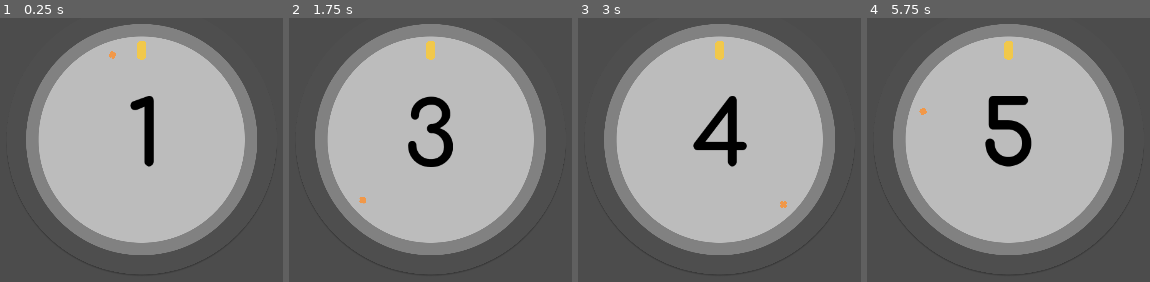
Above: before the commit, frames 1-4 (left to right).
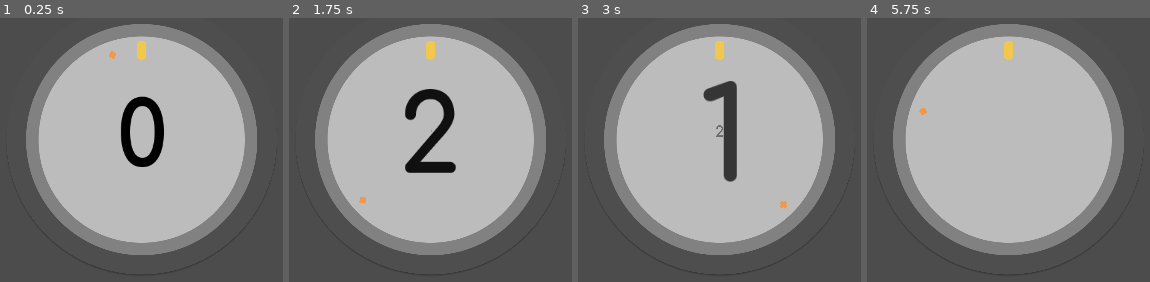
Above: after the commit, the same moments.

Repository: takecare/popthelock
Game: Godot game, scene res://scenes/Main.tscn
Two runs of this game, one before a commit and one after it. Both use one fixed random seed, a clock stepped at 60 frames per second and the inputs below. The engine's default icon, where the game draws it, is replaced by a stand-in: a white triangle on a blue panel in a dark square.
Inputs (mouse positions are in pixels of both pictures, inside the frame that each line leads up to):
- Up to frame 1 (0.25 s): no input
- Up to frame 2 (1.75 s): tap Enter at 0.5 s; move the mouse to (529, 123) at 0.52 s; tap F at 0.6, 1.55 s; tap H at 0.8, 1.35 s; move the mouse to (339, 202) at 1.27 s
- Up to frame 3 (3 s): move the mouse to (outside the picture) at 2.02 s; click (outside the picture) at 2.1 s; tap H at 2.3 s; move the mouse to (outside the picture) at 2.77 s; tap F at 2.85 s
- Up to frame 4 (5.75 s): tap Space at 3.5 s; move the mouse to (outside the picture) at 3.52 s; tap H at 3.6, 5.3 s; move the mouse to (872, 44) at 4.27 s; tap G at 4.35 s; tap F at 4.55 s; tap Enter at 5 s; move the mouse to (1031, 163) at 5.02 s; tap J at 5.1 s

The runs differ from the first frame. In frame 1, 2.3% of the frame differs, in the area x 42-58%, y 29-57%; in frame 2, 3.0%; in frame 3, 3.1%, in the area x 40-60%, y 23-63%; in frame 4, 2.2%.
Error in both runs: Invalid call. Nonexistent function 'center_on' in base 'Node2D (Score.gd)'. (res://scripts/Main.gd:40)

Commit message:
wip: disappear current layer + appear next

Diff:
--- a/scenes/Score.tscn
+++ b/scenes/Score.tscn
@@ -10,3 +10,5 @@
 
 [node name="CurrentScoreLayer" parent="." instance=ExtResource( 2 )]
 score = 1
+
+[node name="NextScoreLayer" parent="." instance=ExtResource( 2 )]
--- a/scenes/ScoreLayer.tscn
+++ b/scenes/ScoreLayer.tscn
@@ -7,7 +7,48 @@
 [ext_resource path="res://scripts/ScoreHBoxContainer.gd" type="Script" id=5]
 
 [sub_resource type="Animation" id=1]
-resource_name = "Disappear"
+resource_name = "Appear"
+length = 0.3
+tracks/0/type = "value"
+tracks/0/path = NodePath("HBoxContainer:modulate")
+tracks/0/interp = 1
+tracks/0/loop_wrap = true
+tracks/0/imported = false
+tracks/0/enabled = true
+tracks/0/keys = {
+"times": PoolRealArray( 0, 0.3 ),
+"transitions": PoolRealArray( 0.2, 1 ),
+"update": 0,
+"values": [ Color( 1, 1, 1, 0 ), Color( 1, 1, 1, 1 ) ]
+}
+tracks/1/type = "value"
+tracks/1/path = NodePath("HBoxContainer:rect_scale")
+tracks/1/interp = 1
+tracks/1/loop_wrap = true
+tracks/1/imported = false
+tracks/1/enabled = true
+tracks/1/keys = {
+"times": PoolRealArray( 0, 0.3 ),
+"transitions": PoolRealArray( 0.3, 1 ),
+"update": 0,
+"values": [ Vector2( 2, 2 ), Vector2( 1, 1 ) ]
+}
+tracks/2/type = "method"
+tracks/2/path = NodePath(".")
+tracks/2/interp = 1
+tracks/2/loop_wrap = true
+tracks/2/imported = false
+tracks/2/enabled = true
+tracks/2/keys = {
+"times": PoolRealArray( 0.300133 ),
+"transitions": PoolRealArray( 1 ),
+"values": [ {
+"args": [  ],
+"method": "_appeared"
+} ]
+}
+
+[sub_resource type="Animation" id=2]
 length = 0.3
 step = 0.01
 tracks/0/type = "value"
@@ -34,29 +75,19 @@
 "update": 0,
 "values": [ Color( 1, 1, 1, 1 ), Color( 1, 1, 1, 0 ) ]
 }
-tracks/2/type = "value"
-tracks/2/path = NodePath(".:rect_scale")
+tracks/2/type = "method"
+tracks/2/path = NodePath(".")
 tracks/2/interp = 1
 tracks/2/loop_wrap = true
 tracks/2/imported = false
-tracks/2/enabled = false
+tracks/2/enabled = true
 tracks/2/keys = {
-"times": PoolRealArray( 0, 0.22 ),
-"transitions": PoolRealArray( 1, 1 ),
-"update": 0,
-"values": [ Vector2( 1, 1 ), Vector2( 0.2, 0.2 ) ]
-}
-tracks/3/type = "value"
-tracks/3/path = NodePath(".:modulate")
-tracks/3/interp = 1
-tracks/3/loop_wrap = true
-tracks/3/imported = false
-tracks/3/enabled = false
-tracks/3/keys = {
-"times": PoolRealArray( 0, 0.3 ),
-"transitions": PoolRealArray( 1, 1 ),
-"update": 0,
-"values": [ Color( 1, 1, 1, 1 ), Color( 1, 1, 1, 0 ) ]
+"times": PoolRealArray( 0.301357 ),
+"transitions": PoolRealArray( 1 ),
+"values": [ {
+"args": [  ],
+"method": "_disappeared"
+} ]
 }
 
 [node name="ScoreLayer" type="CenterContainer"]
@@ -102,4 +133,5 @@
 texture = ExtResource( 2 )
 
 [node name="AnimationPlayer" type="AnimationPlayer" parent="."]
-anims/Disappear = SubResource( 1 )
+anims/Appear = SubResource( 1 )
+anims/Disappear = SubResource( 2 )
--- a/scripts/Score.gd
+++ b/scripts/Score.gd
@@ -3,33 +3,66 @@
 export(int) var score = 0 setget set_score,get_score
 
 onready var currentScoreLayer: ScoreLayer = $CurrentScoreLayer
+onready var nextScoreLayer: ScoreLayer = $NextScoreLayer
 
 func _ready() -> void:
-  #set_score(score)
+  currentScoreLayer.visible = true
+  currentScoreLayer.visible = false
+  var _result = currentScoreLayer.connect("appeared", self, "_current_appeared")
+  _result = currentScoreLayer.connect("disappeared", self, "_current_disappeared")
+  _result = nextScoreLayer.connect("appeared", self, "_next_appeared")
+  _result = nextScoreLayer.connect("disappeared", self, "_next_disappeared")
   pass
 
 func get_score() -> int:
   return currentScoreLayer.get_score()
 
-
 func set_score(new: int) -> void:
+  # we need to check if it's null because the first time this runs,
+  # currentScoreLayer is not set yet
   if currentScoreLayer == null:
     return
   currentScoreLayer.set_score(new)
+  nextScoreLayer.set_score(new + 1)
 
-
-func increase():
-  # TODO animate (quick scale+fade)
+func increase() -> void:
+  var nextScore = score + 1
   score += 1
+  # TODO play "disappear" in CurrentScoreLayer
+  # TODO play "appear" in NextScoreLayer
+  # TODO when "appear" animation is over, update 'score'
+  # TODO when "appear" animation is over, swap layers
+  nextScoreLayer.set_score(nextScore)
+  currentScoreLayer.disappear()
+  nextScoreLayer.appear()
   pass
 
-
-func reset():
+func reset() -> void:
   # TODO animate counting down until 0
   score = 0
   currentScoreLayer.reset()
   pass
 
+func _current_appeared() -> void:
+  print("> current appeared")
+  pass
+
+func _current_disappeared() -> void:
+  print("> current disappeared: " + str(nextScoreLayer.get_score()))
+  currentScoreLayer.set_score(nextScoreLayer.get_score())
+  currentScoreLayer.reset()
+  currentScoreLayer.visible = true
+  nextScoreLayer.visible = false
+  pass
+
+func _next_appeared() -> void:
+  print("> next appeared")
+  #
+  pass
+
+func _next_disappeared() -> void:
+  print("> next disappeared")
+  pass
 
 func _unhandled_key_input(event: InputEventKey) -> void:
   if event.echo || event.pressed: return
@@ -38,5 +71,5 @@
   elif event.scancode == KEY_H:
     currentScoreLayer.reset()
   elif event.scancode == KEY_F:
-    currentScoreLayer.increase()
+    increase()
   get_tree().set_input_as_handled()
--- a/scripts/ScoreHBoxContainer.gd
+++ b/scripts/ScoreHBoxContainer.gd
@@ -1,14 +1,13 @@
 extends HBoxContainer
 
+# TODO remove this
 func _ready():
   for c in get_children():
     var _result = c.connect("visibility_changed", self, "_on_child_visibility_changed")
   pass
 
-
 func _on_child_visibility_changed():
-  print("child vis changed")
-
+  pass
 
 # we get notified to sort our children whenever there's a change in them (i.e.
 # one becomes visible/invisible). when that happens we want to update our pivot
@@ -17,9 +16,8 @@
 # pivot offset H pos:      x           x       x
 # if we don't do this, the pivot offset stays the same regardless of how wide
 # this container is. this causes transform operations (like scaling) to not
-# look decent, as they will be done relative to a pivot point that is not the
-# correct one
-
+# look as expected, as they will be done relative to a pivot point that is not
+# the one you'd expect
 func _notification(what):
   if what == NOTIFICATION_SORT_CHILDREN:
     set_pivot_offset(rect_size/2)
--- a/scripts/ScoreLayer.gd
+++ b/scripts/ScoreLayer.gd
@@ -1,4 +1,7 @@
 class_name ScoreLayer extends CenterContainer
+
+signal appeared # emtited when this score layer appears
+signal disappeared # emtited when this score layer disappears
 
 export(int) var score = 0 setget set_score,get_score
 
@@ -19,9 +22,11 @@
 ]
 
 func _ready() -> void:
+  update()
   pass
 
-func center_on(point: Vector2):
+# TODO is this needed/used?
+func center_on(point: Vector2) -> void:
   set_global_position(
     Vector2(point.x - rect_size.x / 2, point.y - rect_size.y / 2)
   )
@@ -33,13 +38,30 @@
   score = new
   update()
 
+func appear() -> void:
+  visible = true
+  animationPlayer.play("Appear")
+
+func _appeared() -> void:
+  emit_signal("appeared")
+  pass
+
 func disappear() -> void:
   animationPlayer.play("Disappear")
 
+func _disappeared() -> void:
+  emit_signal("disappeared")
+  visible = false
+  # TODO update score to score + 1 ??
+
 func reset() -> void:
-  animationPlayer.play_backwards("Disappear")
+  #animationPlayer.play_backwards("Disappear")
+  $AnimationPlayer.seek(0, false)
+  modulate = Color(1, 1, 1, 1)
+  rect_scale = Vector2(1, 1)
+  visible = true
 
-# we have to reference nodes directly as this is called in the score setter,
+# we have to reference nodes this way as this is called in the score setter,
 # which means this runs before _ready()/onready
 func update():
   var digit1: TextureRect = $HBoxContainer/Digit1
Not shown: 1 places in scenes/ScoreLayer.tscn that only renumber resources
